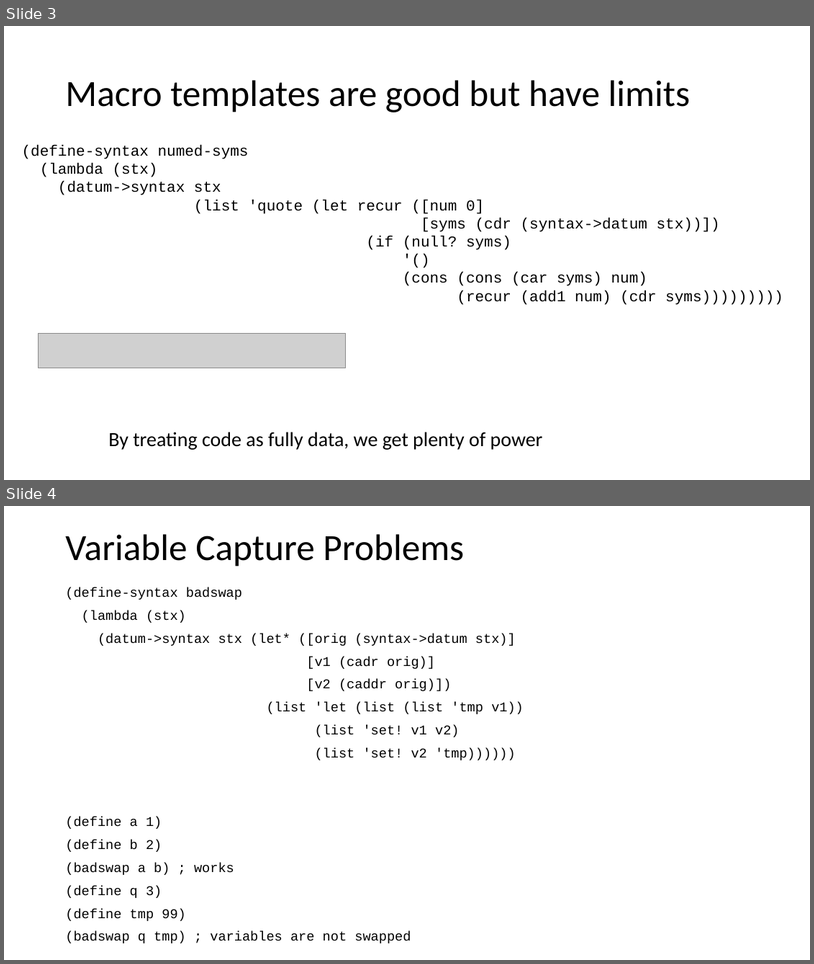
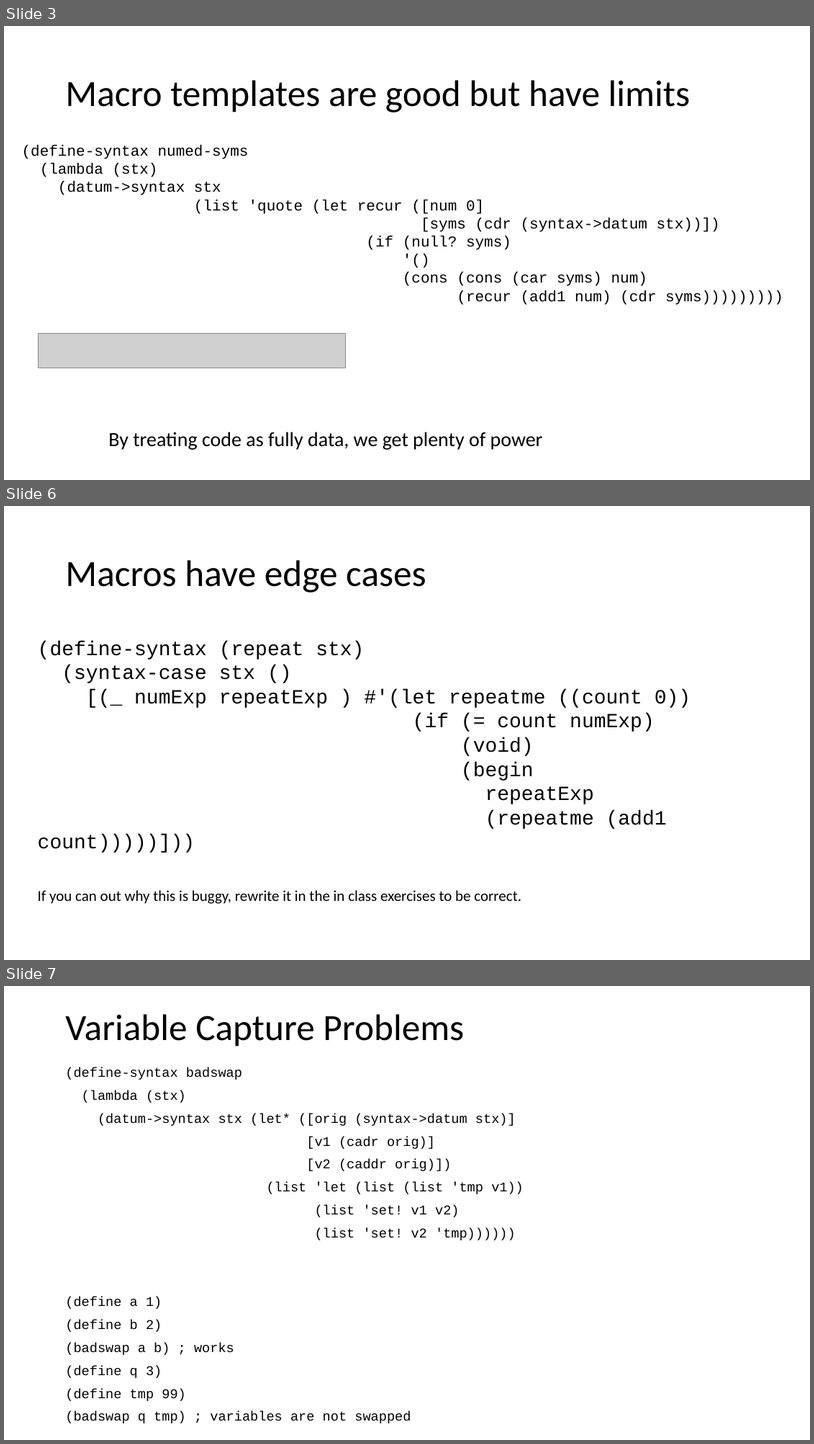
Before and after one commit to RHIT-CSSE/csse304, a slide deck: ClassMaterials/Macros2/Macros 2.pptx. Shown one above the other, each under a label of ours: slides 3 and 4 before the commit, slides 3, 6 and 7 after it; the slides between them are not shown. The pictures are 814x964 and 814x1444 pixels, drawn with LibreOffice and Linux fonts; fonts in the diff are those of the drawing; grey boxes stand for pictures. Boxes give left, top, right and bottom in pixels: in the first picture for what was removed or moved away, otherwise in the second. Text is boxed around its words. In the diff, an @@ line names an element or a change of style, - is before the commit and + after.

Commit message:
moving stuff between macro assignments

```diff
--- a/ClassMaterials/Macros2/Macros 2.pptx
+++ b/ClassMaterials/Macros2/Macros 2.pptx
@@ slide 6 added at (4,506,810,960), background #FFFFFF @@
@@ title added at (65,560,427,592), 44 pt, text #000000 @@
+Macros have edge cases
@@ text added at (38,641,691,829), 24 pt, text #000000 @@
+(define-syntax (repeat stx)
+(syntax-case stx ()
+[(_ numExp repeatExp ) #'(let repeatme ((count 0))
+(if (= count numExp)
+(void)
+(begin
+repeatExp
+(repeatme (add1 count)))))]))
@@ text added at (38,890,522,903), 18 pt, text #000000 @@
+If you can out why this is buggy, rewrite it in the in class exercises to be correct.
@@ what was slide 4 is now slide 7 @@
```
Also in this commit, not shown: 2 other slides added, 4 slides removed, 5 other files.
